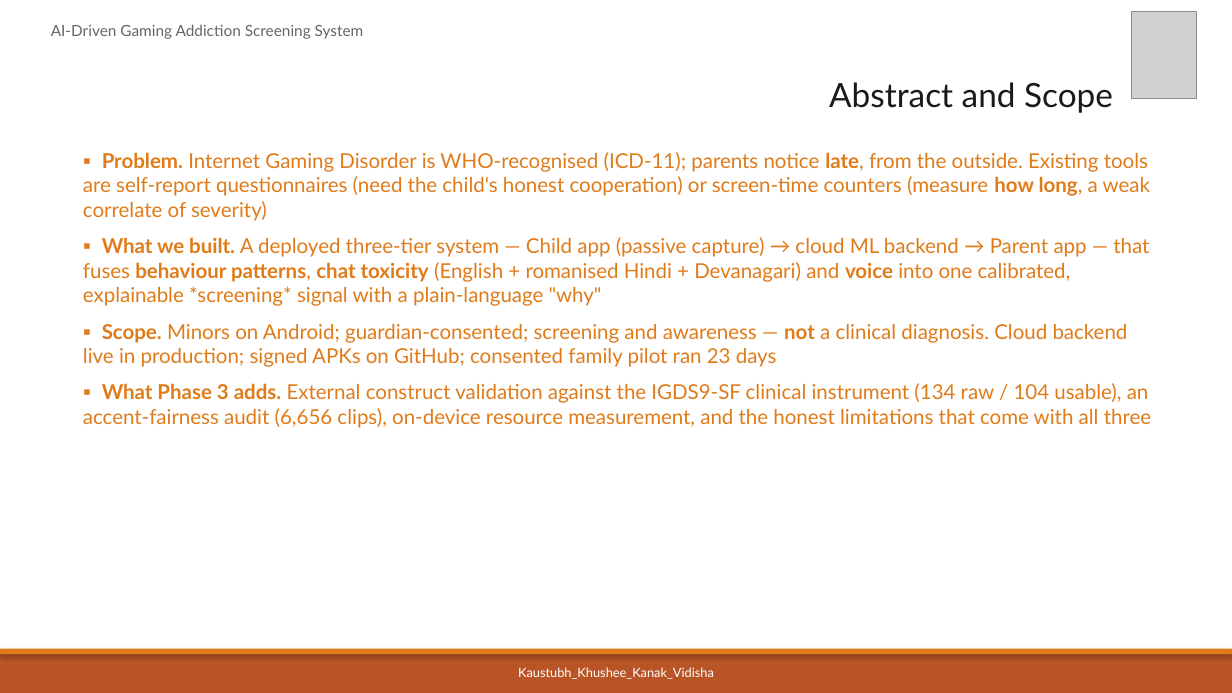
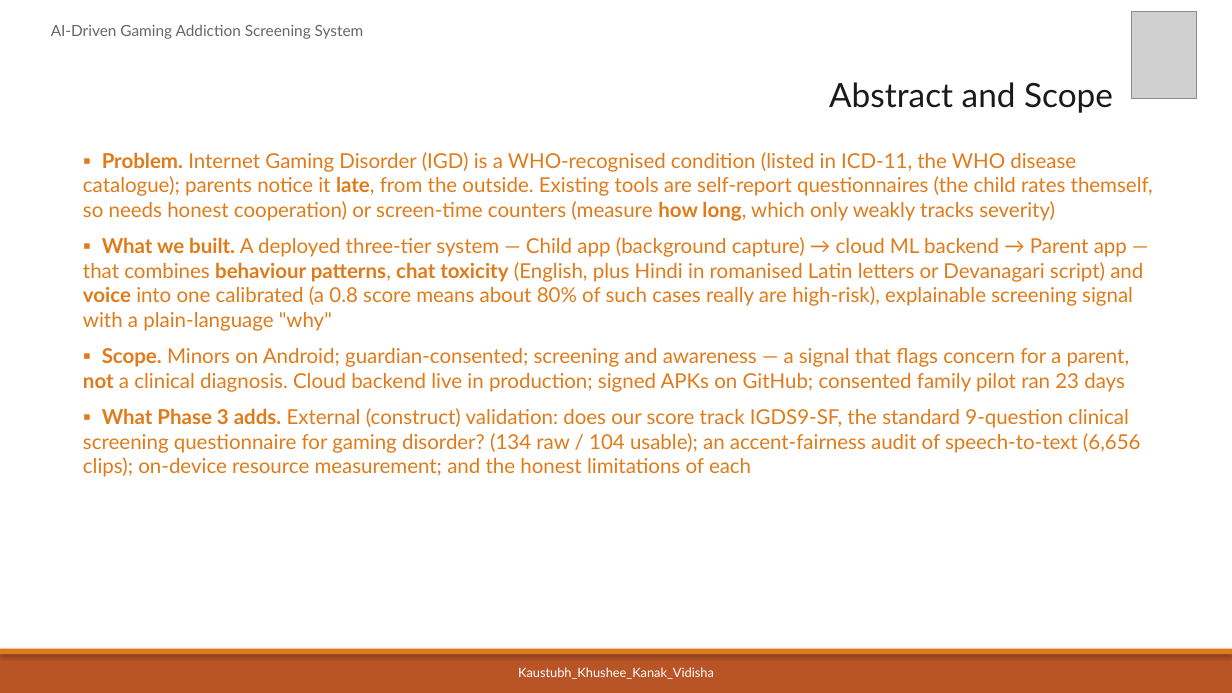
Before and after one commit to kaustubhagarwal21/gaming-addiction-detection-capstone, a slide deck: slide 3 of docs/PES_REVIEW1_DECK.pptx. Drawn at 1232x693 pixels with LibreOffice and Linux fonts; fonts in the diff are those of the drawing; grey boxes stand for pictures. Boxes give left, top, right and bottom in pixels: in the first picture for what was removed or moved away, otherwise in the second. Text is boxed around its words. In the diff, an @@ line names an element or a change of style, - is before the commit and + after.

```diff
--- a/docs/PES_REVIEW1_DECK.pptx
+++ b/docs/PES_REVIEW1_DECK.pptx
@@ text at bbox=[83, 152, 1153, 477]: text changed @@
-▪ Problem. Internet Gaming Disorder is WHO-recognised (ICD-11); parents notice late, from the outside. Existing tools are self-report questionnaires (need the child's honest cooperation) or screen-time counters (measure how long, a weak correlate of severity)
-▪ What we built. A deployed three-tier system — Child app (passive capture) → cloud ML backend → Parent app — that fuses behaviour patterns, chat toxicity (English + romanised Hindi + Devanagari) and voice into one calibrated, explainable *screening* signal with a plain-language "why"
-▪ Scope. Minors on Android; guardian-consented; screening and awareness — not a clinical diagnosis. Cloud backend live in production; signed APKs on GitHub; consented family pilot ran 23 days
-▪ What Phase 3 adds. External construct validation against the IGDS9-SF clinical instrument (134 raw / 104 usable), an accent-fairness audit (6,656 clips), on-device resource measurement, and the honest limitations that come with all three
+▪ Problem. Internet Gaming Disorder (IGD) is a WHO-recognised condition (listed in ICD-11, the WHO disease catalogue); parents notice it late, from the outside. Existing tools are self-report questionnaires (the child rates themself, so needs honest cooperation) or screen-time counters (measure how long, which only weakly tracks severity)
+▪ What we built. A deployed three-tier system — Child app (background capture) → cloud ML backend → Parent app — that combines behaviour patterns, chat toxicity (English, plus Hindi in romanised Latin letters or Devanagari script) and voice into one calibrated (a 0.8 score means about 80% of such cases really are high-risk), explainable screening signal with a plain-language "why"
+▪ Scope. Minors on Android; guardian-consented; screening and awareness — a signal that flags concern for a parent, not a clinical diagnosis. Cloud backend live in production; signed APKs on GitHub; consented family pilot ran 23 days
+▪ What Phase 3 adds. External (construct) validation: does our score track IGDS9-SF, the standard 9-question clinical screening questionnaire for gaming disorder? (134 raw / 104 usable); an accent-fairness audit of speech-to-text (6,656 clips); on-device resource measurement; and the honest limitations of each
```
Also in this commit, not shown: 6 other slides changed, 1 other file.
